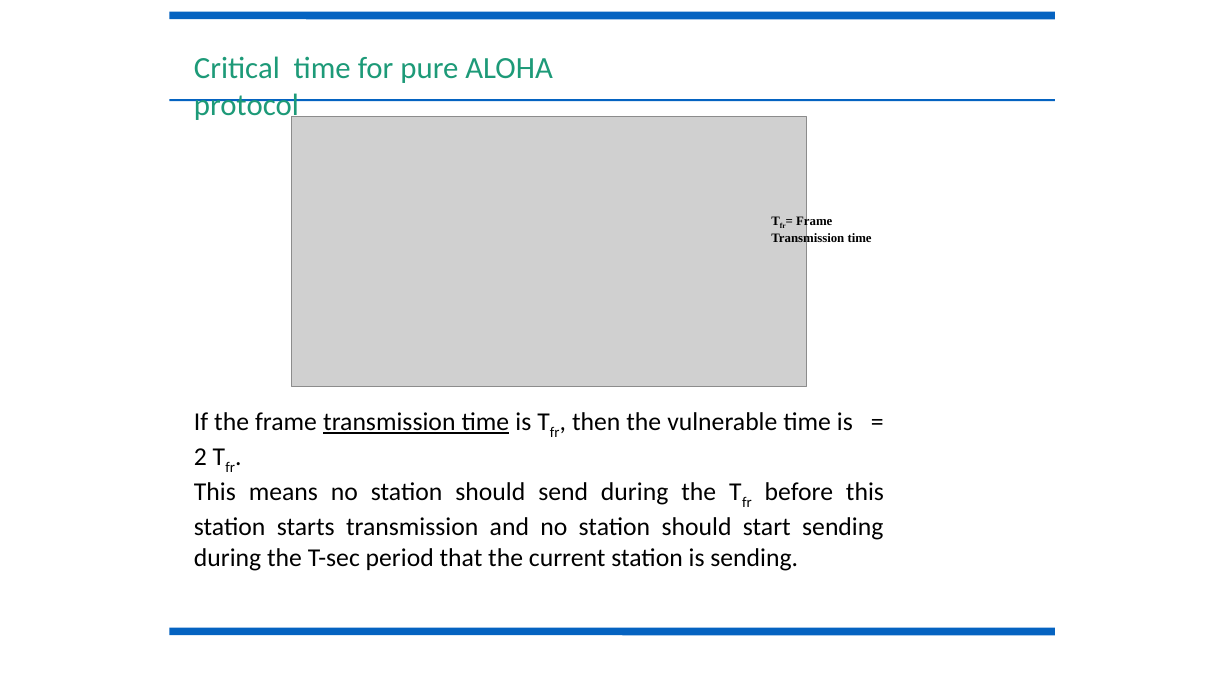
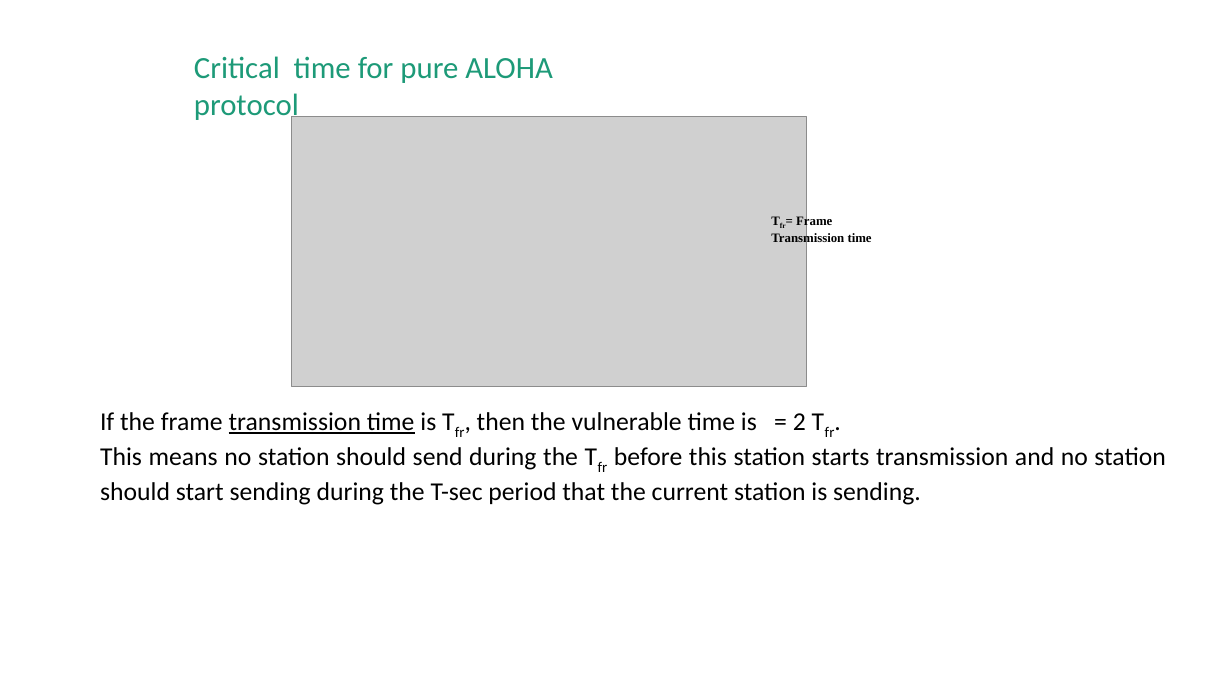
Before and after one commit to amelcharolinesgn2/DataNetCommunication, a slide deck: slide 12 of 6_8Network Communication_Multiple Access Control (MAC) Protocols.pptx. Drawn at 1232x693 pixels with LibreOffice and Linux fonts; fonts in the diff are those of the drawing; grey boxes stand for pictures. Boxes give left, top, right and bottom in pixels: in the first picture for what was removed or moved away, otherwise in the second. Text is boxed around its words. In the diff, an @@ line names an element or a change of style, - is before the commit and + after.

```diff
--- a/6_8Network Communication_Multiple Access Control (MAC) Protocols.pptx
+++ b/6_8Network Communication_Multiple Access Control (MAC) Protocols.pptx
@@ line removed from (169, 16) to (1055, 16) @@
@@ line removed from (169, 100) to (1055, 100) @@
@@ text "If the frame transmission time ..." rewrapped from (194,412,884,571) to (100,412,1166,505) @@
@@ line removed from (169, 631) to (1055, 631) @@
```
Also in this commit, not shown: 31 other slides changed, 3 other files.
